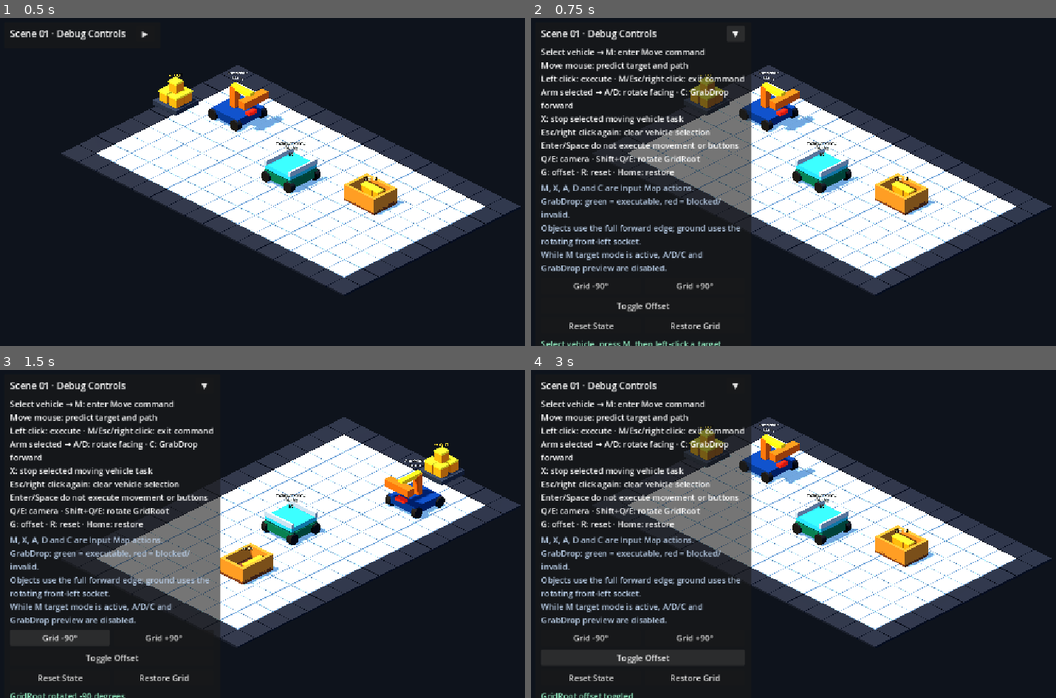
Above: before the commit, frames 1-4 (two rows, left to right).
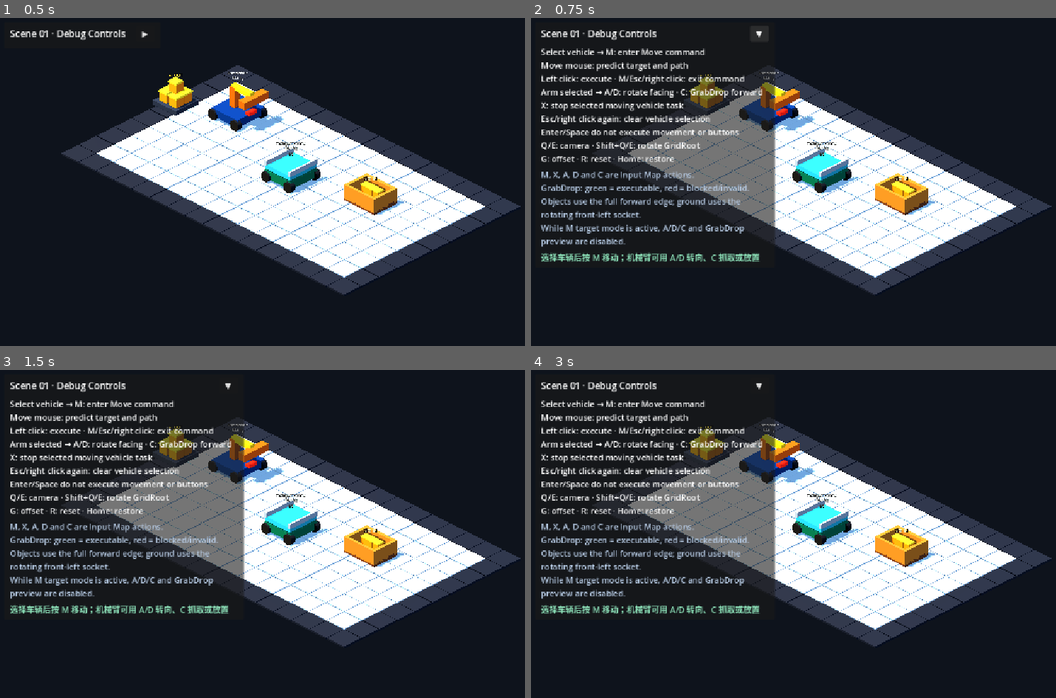
Above: after the commit, the same moments.

Repository: Ri0n72Y/automata
Game: Godot game, scene res://scenes/scene_01/scene_01_basic_packing.tscn
The game is run twice, just before and just after one commit, with the same random seed, the same clock (stepped at 60 frames per second) and the same inputs.
Inputs (mouse positions are in pixels of both pictures, inside the frame that each line leads up to):
- Up to frame 1 (0.5 s): no input
- Up to frame 2 (0.75 s): click "▶" at 0.5 s
- Up to frame 3 (1.5 s): click (57, 638) at 1.25 s, where only the run before the commit has a clickable "Grid -90°"
- Up to frame 4 (3 s): click (693, 638) at 2 s, where only the run before the commit has a clickable "Grid +90°"; click (641, 658) at 2.75 s, where only the run before the commit has a clickable "Toggle Offset"

Frame 1 is identical in both runs. In frame 2, 8.9% of the frame differs, in the area x 1-47%, y 2-100%; in frame 3, 33%, in the area x 1-100%, y 3-100%; in frame 4, 11%.

Commit message:
[codex]refactor(scene-01): split player guide from debug controls

Diff:
--- a/scripts/scene_01/scene_01_manual_controls.gd
+++ b/scripts/scene_01/scene_01_manual_controls.gd
@@ -5,18 +5,14 @@
 const VehicleRuntimeStateScript := preload("res://scripts/vehicles/vehicle_runtime_state.gd")
 
 const COLLAPSED_SIZE := Vector2(306.0, 52.0)
-const EXPANDED_SIZE := Vector2(422.0, 450.0)
+const EXPANDED_SIZE := Vector2(468.0, 330.0)
 const BODY_PATHS := [
 	NodePath("RootControl/Panel/Margin/VBox/Instructions"),
 	NodePath("RootControl/Panel/Margin/VBox/ScopeNote"),
-	NodePath("RootControl/Panel/Margin/VBox/RotateRow"),
-	NodePath("RootControl/Panel/Margin/VBox/TransformRow"),
-	NodePath("RootControl/Panel/Margin/VBox/ResetRow"),
 	NodePath("RootControl/Panel/Margin/VBox/StatusLabel"),
 ]
 
 @export var start_collapsed: bool = true
-@export var scene_controller_path: NodePath = NodePath("..")
 @export var grab_drop_controller_path: NodePath = NodePath(
 	"../SceneRoot/GridRoot/VehicleGrabDropController"
 )
@@ -31,44 +27,8 @@
 func _ready() -> void:
 	_disable_button_focus(panel)
 	set_collapsed(start_collapsed)
-	_update_status("Select vehicle, press M, then left-click a target")
+	_update_status("选择车辆后按 M 移动；机械臂可用 A/D 转向、C 抓取或放置")
 	call_deferred("_connect_grab_drop_feedback")
-
-
-func _unhandled_key_input(event: InputEvent) -> void:
-	if not (event is InputEventKey) or _is_text_input_focused():
-		return
-	var key_event := event as InputEventKey
-	if not key_event.pressed or key_event.echo:
-		return
-
-	var handled := false
-	match key_event.keycode:
-		KEY_R:
-			if not _has_command_modifier(key_event):
-				_on_reset_pressed()
-				handled = true
-		KEY_Q:
-			if _has_only_shift_modifier(key_event):
-				_call_scene_action("preview_rotate_grid", [1])
-				_update_status("GridRoot rotated +90 degrees")
-				handled = true
-		KEY_E:
-			if _has_only_shift_modifier(key_event):
-				_call_scene_action("preview_rotate_grid", [-1])
-				_update_status("GridRoot rotated -90 degrees")
-				handled = true
-		KEY_G:
-			if not _has_command_modifier(key_event):
-				_on_offset_pressed()
-				handled = true
-		KEY_HOME:
-			if not _has_command_modifier(key_event):
-				_on_restore_pressed()
-				handled = true
-
-	if handled:
-		get_viewport().set_input_as_handled()
 
 
 func set_collapsed(collapsed: bool) -> void:
@@ -95,31 +55,6 @@
 	set_collapsed(not _collapsed)
 
 
-func _on_reset_pressed() -> void:
-	_call_scene_action("reset_scene")
-	_update_status("Scene state reset")
-
-
-func _on_rotate_left_pressed() -> void:
-	_call_scene_action("preview_rotate_grid", [-1])
-	_update_status("GridRoot rotated -90 degrees")
-
-
-func _on_rotate_right_pressed() -> void:
-	_call_scene_action("preview_rotate_grid", [1])
-	_update_status("GridRoot rotated +90 degrees")
-
-
-func _on_offset_pressed() -> void:
-	_call_scene_action("preview_toggle_grid_offset")
-	_update_status("GridRoot offset toggled")
-
-
-func _on_restore_pressed() -> void:
-	_call_scene_action("preview_restore_grid_transform")
-	_update_status("GridRoot transform restored")
-
-
 func _connect_grab_drop_feedback() -> void:
 	var controller := _get_grab_drop_controller()
 	if controller == null:
@@ -139,65 +74,51 @@
 
 
 func _on_grab_drop_completed(_vehicle_id: StringName, action: int, status: int) -> void:
-	var action_name := "Grab" if action == GrabDropResultScript.Action.GRAB else "Drop"
+	var action_name := "抓取" if action == GrabDropResultScript.Action.GRAB else "放置"
 	if action == GrabDropResultScript.Action.NONE:
-		action_name = "GrabDrop"
+		action_name = "机械臂操作"
 	if status == GrabDropResultScript.Status.ACCEPTED:
-		_update_status("%s accepted" % action_name)
+		_update_status("%s成功" % action_name)
 		return
-	_update_status("%s rejected: %s" % [action_name, _grab_drop_status_text(status)])
+	_update_status("%s失败：%s" % [action_name, _grab_drop_status_text(status)])
 
 
 func _on_arm_facing_changed(_vehicle_id: StringName, facing: int) -> void:
-	var facing_name := "Unknown"
+	var facing_name := "未知"
 	match facing:
 		VehicleRuntimeStateScript.Facing.NORTH:
-			facing_name = "North"
+			facing_name = "北"
 		VehicleRuntimeStateScript.Facing.EAST:
-			facing_name = "East"
+			facing_name = "东"
 		VehicleRuntimeStateScript.Facing.SOUTH:
-			facing_name = "South"
+			facing_name = "南"
 		VehicleRuntimeStateScript.Facing.WEST:
-			facing_name = "West"
-	_update_status("Arm facing: %s" % facing_name)
+			facing_name = "西"
+	_update_status("机械臂朝向：%s" % facing_name)
 
 
 func _grab_drop_status_text(status: int) -> String:
 	match status:
 		GrabDropResultScript.Status.NO_CAPABILITY:
-			return "no capability"
+			return "当前车辆没有机械臂能力"
 		GrabDropResultScript.Status.BUSY:
-			return "vehicle busy"
+			return "车辆正在执行任务"
 		GrabDropResultScript.Status.NO_TARGET:
-			return "no compatible target"
+			return "前方没有可交互目标，或存在多个目标"
 		GrabDropResultScript.Status.EMPTY:
-			return "source empty"
+			return "来源为空"
 		GrabDropResultScript.Status.FULL:
-			return "target full"
+			return "目标已满"
 		GrabDropResultScript.Status.TYPE_MISMATCH:
-			return "type mismatch"
+			return "物品类型不匹配"
 		GrabDropResultScript.Status.ALREADY_CONTAINED:
-			return "item already contained"
+			return "物品已经位于目标中"
 		GrabDropResultScript.Status.GROUND_OCCUPIED:
-			return "ground occupied"
+			return "地面位置已被占用"
 		GrabDropResultScript.Status.OWNERSHIP_CONFLICT:
-			return "ownership conflict"
+			return "物品当前由其它容器持有"
 		_:
-			return "invalid target"
-
-
-func _call_scene_action(method_name: StringName, args: Array = []) -> void:
-	var scene_controller := _get_scene_controller()
-	if scene_controller == null or not scene_controller.has_method(method_name):
-		_update_status("Scene action unavailable: %s" % String(method_name))
-		return
-	scene_controller.callv(method_name, args)
-
-
-func _get_scene_controller() -> Node:
-	if scene_controller_path.is_empty():
-		return null
-	return get_node_or_null(scene_controller_path)
+			return "目标无效"
 
 
 func _get_grab_drop_controller() -> Node:
@@ -213,24 +134,6 @@
 		_disable_button_focus(child)
 
 
-func _is_text_input_focused() -> bool:
-	var focus_owner := get_viewport().gui_get_focus_owner()
-	return focus_owner is LineEdit or focus_owner is TextEdit
-
-
-func _has_only_shift_modifier(event: InputEventKey) -> bool:
-	return (
-		event.shift_pressed
-		and not event.ctrl_pressed
-		and not event.alt_pressed
-		and not event.meta_pressed
-	)
-
-
-func _has_command_modifier(event: InputEventKey) -> bool:
-	return event.shift_pressed or event.ctrl_pressed or event.alt_pressed or event.meta_pressed
-
-
 func _update_status(message: String) -> void:
 	if status_label != null:
 		status_label.text = message
